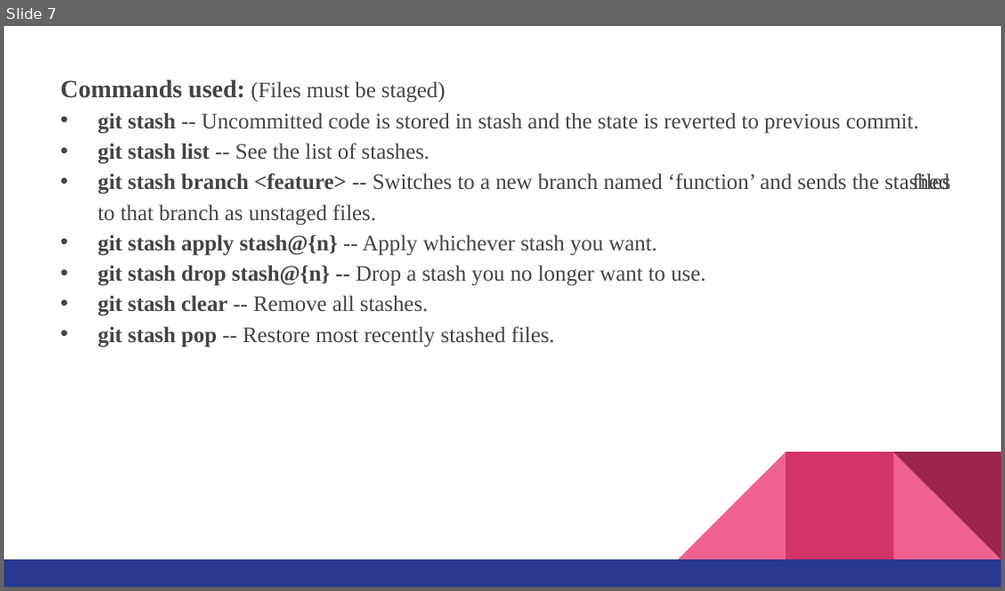
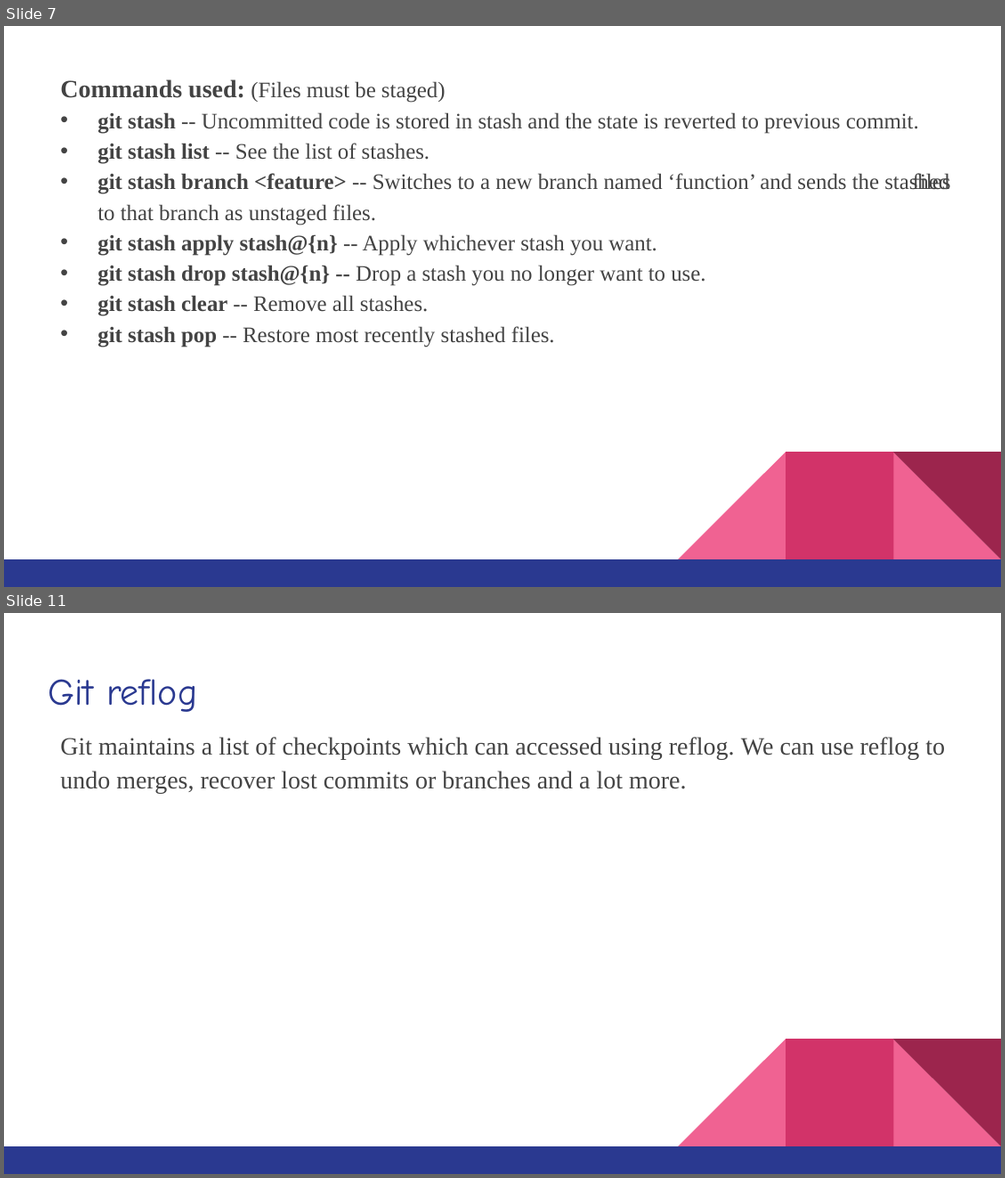
Before and after one commit to MrVaibhavChamp/Git-Advanced-Features, a slide deck: KOSS ppt.pptx. Shown one above the other, each under a label of ours: slide 7 before the commit, slides 7 and 11 after it; the slides between them are not shown. The pictures are 1005x591 and 1005x1178 pixels, drawn with LibreOffice and Linux fonts; fonts in the diff are those of the drawing. Boxes give left, top, right and bottom in pixels: in the first picture for what was removed or moved away, otherwise in the second. Text is boxed around its words. In the diff, an @@ line names an element or a change of style, - is before the commit and + after.

```diff
--- a/KOSS ppt.pptx
+++ b/KOSS ppt.pptx
@@ slide 11 added at (4,613,1001,1174), background #FFFFFF; not listed: 5 template elements that a slide beside it also shows @@
@@ title added at (48,679,197,712), 27 pt, text #2A3990 @@
+Git reflog
@@ text added at (60,737,945,794), 18 pt, text #434343 @@
+Git maintains a list of checkpoints which can accessed using reflog. We can use reflog to undo merges, recover lost commits or branches and a lot more.
```
Also in this commit, not shown: 4 slides changed, 2 other slides added.
